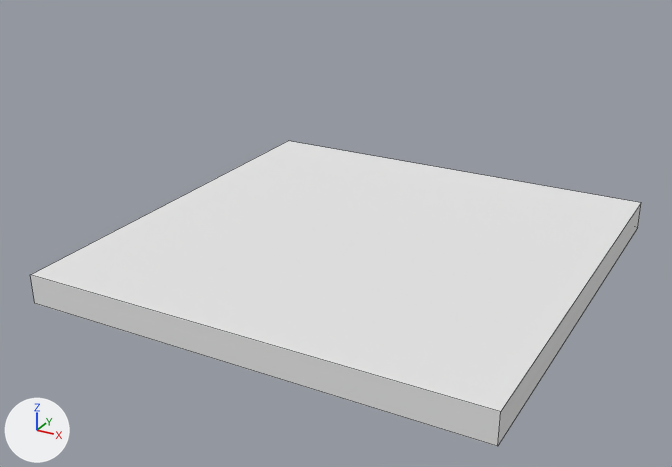
A saved change to the Blender file bjm-game/Assets/Models/entrance_plate.blend.
Camera for both pictures: a 50 mm camera at (1.73, -3.38, 1.74) aimed at (-0.05, -0.16, 0.13). The axes (+X, +Y, +Z) are drawn at lower left. The lights are the same throughout. Mesh edges are drawn as thin lines.
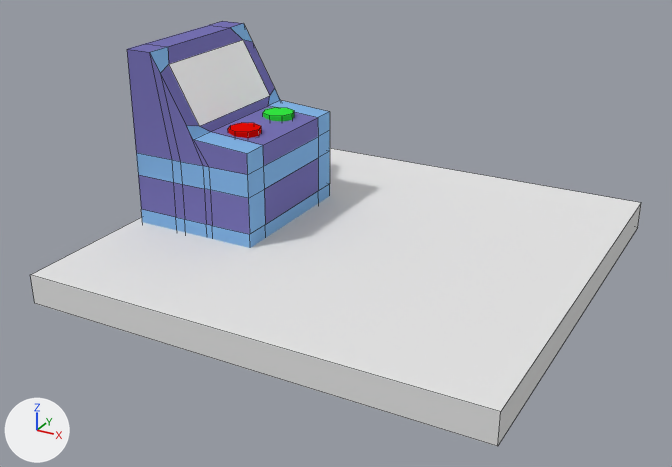
Boxes (x1, y1, x2, y2) around the edits, measured in the pictures (672 x 467 px):
```json
{"object": "Cube", "change": "reshaped", "before": [31, 141, 641, 446], "after": [31, 21, 641, 446], "on screen": "39% taller"}
{"part": 1, "of": "me_cube", "change": "added", "after": [263, 107, 294, 122]}
{"part": 2, "of": "me_cube", "change": "added", "after": [228, 123, 262, 138], "on screen": "red"}
{"part": 3, "of": "me_cube", "change": "added", "after": [127, 21, 330, 248], "on screen": "blue"}
```

The change, as JSON lines over the scene's bpy script:
```json
{"op": "add", "block": "mat_material_001", "code": ["mat_material_001 = diffuse_material('Material.001')", "mat_material_001.base_color = (0.23, 0.467, 0.8)  # blue #84b6e7"]}
{"op": "add", "block": "mat_material_003", "code": ["mat_material_003 = diffuse_material('Material.003')", "mat_material_003.base_color = (0.8, 0.00366, 0.00185)  # red #e70c06"]}
{"op": "add", "block": "mat_material_005", "code": ["mat_material_005 = diffuse_material('Material.005')", "mat_material_005.base_color = (0.186, 0.17, 0.467)  # blue #7773b6"]}
{"op": "add", "block": "mat_material_004", "code": ["mat_material_004 = diffuse_material('Material.004')", "mat_material_004.base_color = (0.0339, 0.8, 0.053)  # green #34e741"]}
{"op": "add", "block": "mat_material_002", "code": ["mat_material_002 = diffuse_material('Material.002')", "mat_material_002.base_color = (1.0, 1.0, 1.0)  # white #ffffff"]}
{"block": "me_cube", "where": "# used by ob_cube; location = (0.0, 0.0, 0.0)"}
{"op": "remove", "block": "me_cube", "code": "me_cube.from_pydata(...)  # 8 vertices, 6 faces; spans x -1.0..1.0, y -1.0..1.0, z -0.07..0.07"}
{"op": "add", "block": "me_cube", "code": "me_cube.from_pydata(...)  # 136 vertices, 120 faces; spans x -1.0..1.0, y -1.0..1.0, z -0.07..0.87"}
{"block": "me_cube", "change": "me_cube part 1: a new loose piece, an 8-sided cylinder along z spanning x -0.589..-0.44, y 0.067..0.216, z 0.492..0.526, in mat_material_004 (green #34e741)"}
{"block": "me_cube", "change": "me_cube part 2: a new loose piece, an 8-sided cylinder along z spanning x -0.589..-0.44, y -0.212..-0.063, z 0.492..0.526, in mat_material_003 (red #e70c06)"}
{"block": "me_cube", "change": "me_cube part 3: a new loose piece of 96 vertices spanning x -0.96..-0.36, y -0.35..0.35, z 0.03..0.87"}
{"op": "add", "block": "me_cube", "code": "me_cube.materials.append(mat_material_005)  # blue #7773b6"}
{"op": "add", "block": "me_cube", "code": "me_cube.materials.append(mat_material_001)  # blue #84b6e7"}
{"op": "add", "block": "me_cube", "code": "me_cube.materials.append(mat_material_002)  # white #ffffff"}
{"op": "add", "block": "me_cube", "code": "me_cube.materials.append(mat_material_004)  # green #34e741"}
{"op": "add", "block": "me_cube", "code": "me_cube.materials.append(mat_material_003)  # red #e70c06"}
```
